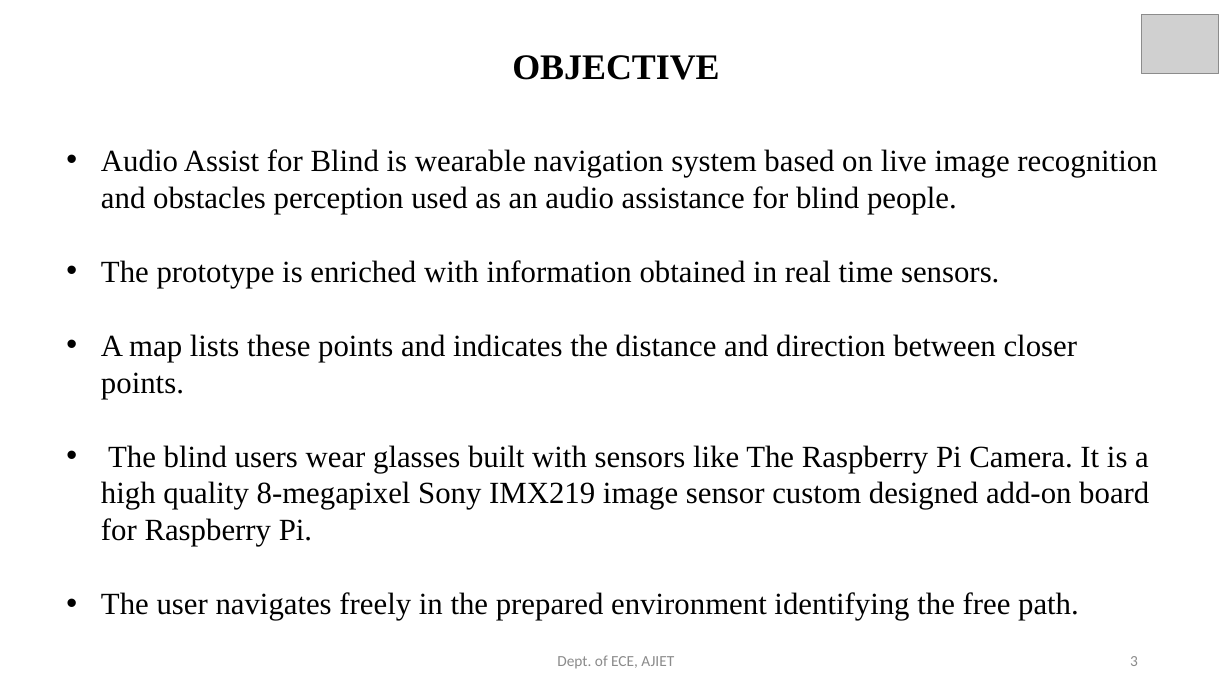
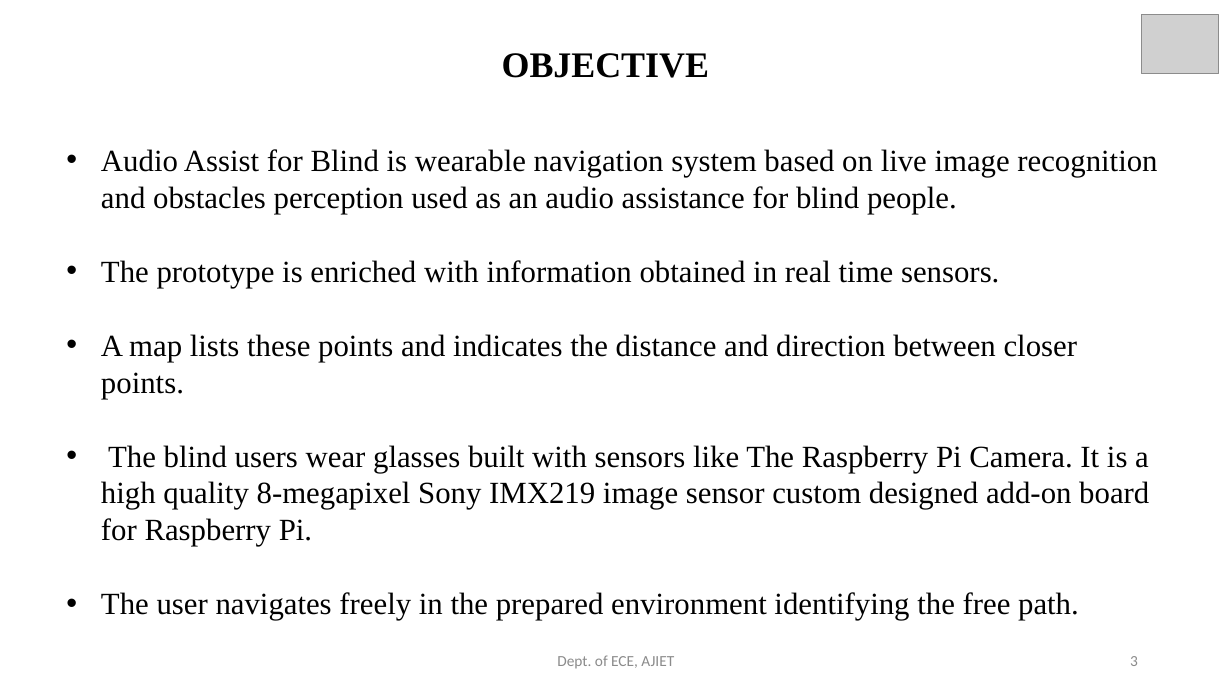
Before and after one commit to yashasshettyk/DEPT-OF-ECE-PROJECTS, a slide deck: slide 3 of AAB 7th SEM.pptx. Drawn at 1232x693 pixels with LibreOffice and Linux fonts; fonts in the diff are those of the drawing; grey boxes stand for pictures. Boxes give left, top, right and bottom in pixels: in the first picture for what was removed or moved away, otherwise in the second. Text is boxed around its words. In the diff, an @@ line names an element or a change of style, - is before the commit and + after.

```diff
--- a/AAB 7th SEM.pptx
+++ b/AAB 7th SEM.pptx
@@ text "OBJECTIVE": place and size @@
-text "OBJECTIVE" at (512,55,719,80)
+text "OBJECTIVE" at (502,53,709,78)
@@ text "OBJECTIVE" at (502,53,709,78): alignment centre to left @@
```
Also in this commit, not shown: 8 other slides changed, 1 slide removed, 1 other file.
